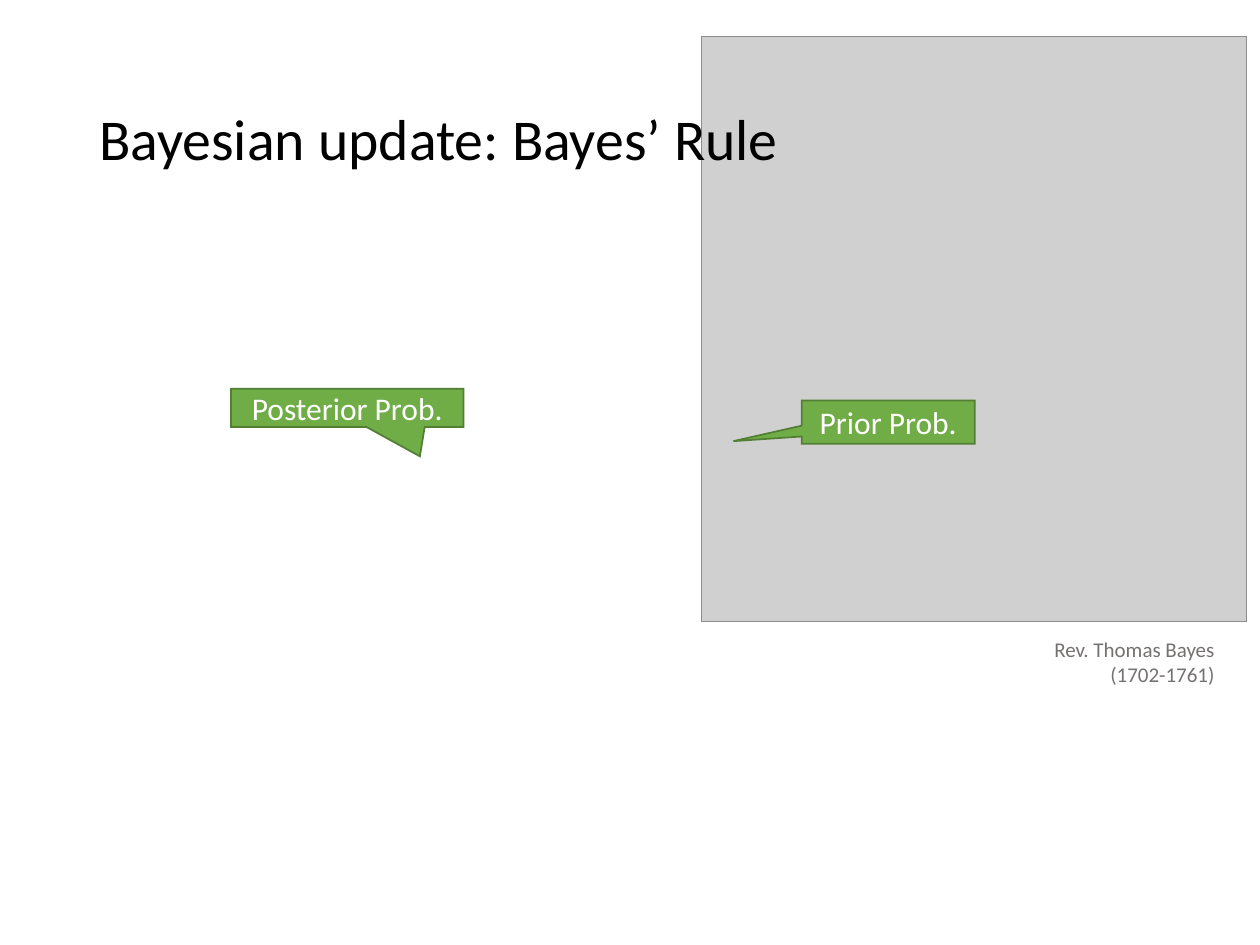
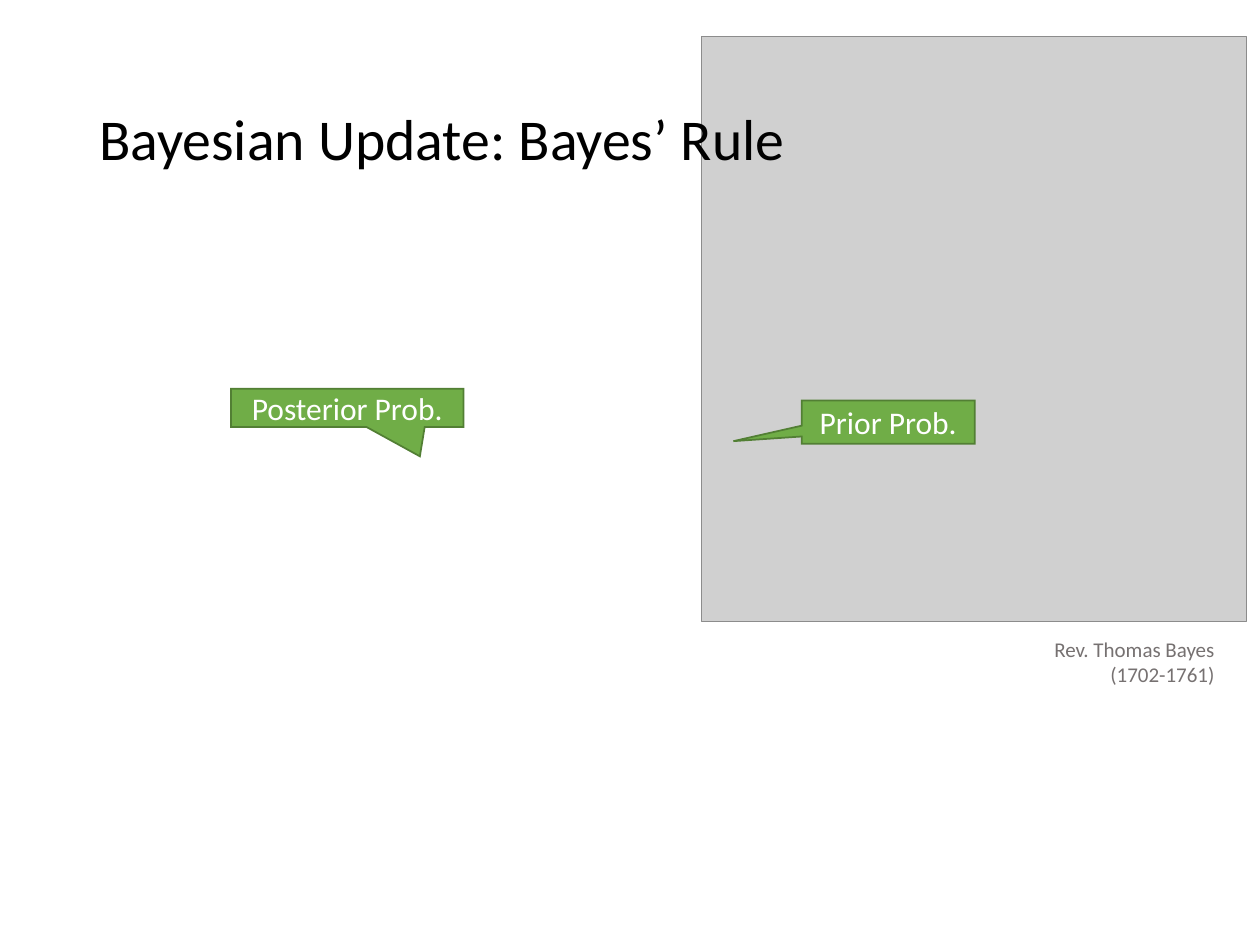
Before and after one commit to mhahsler/CS7320-AI, a slide deck: slide 8 of slides/12_uncertainty.pptx (slide 7 before the commit). Drawn at 1260x945 pixels with LibreOffice and Linux fonts; fonts in the diff are those of the drawing; grey boxes stand for pictures. Boxes give left, top, right and bottom in pixels: in the first picture for what was removed or moved away, otherwise in the second. Text is boxed around its words. In the diff, an @@ line names an element or a change of style, - is before the commit and + after.

```diff
--- a/slides/12_uncertainty.pptx
+++ b/slides/12_uncertainty.pptx
@@ title at [99, 112, 785, 173]: text changed @@
-Bayesian update: Bayes’ Rule
+Bayesian Update: Bayes’ Rule
```
Also in this commit, not shown: 2 other slides changed, 1 slide added, 6 other files.
